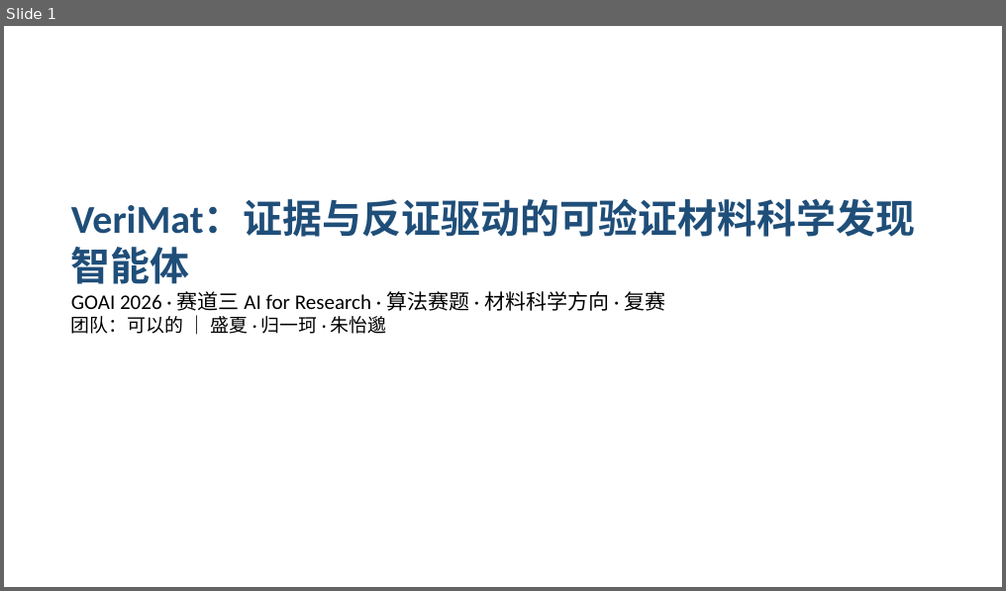
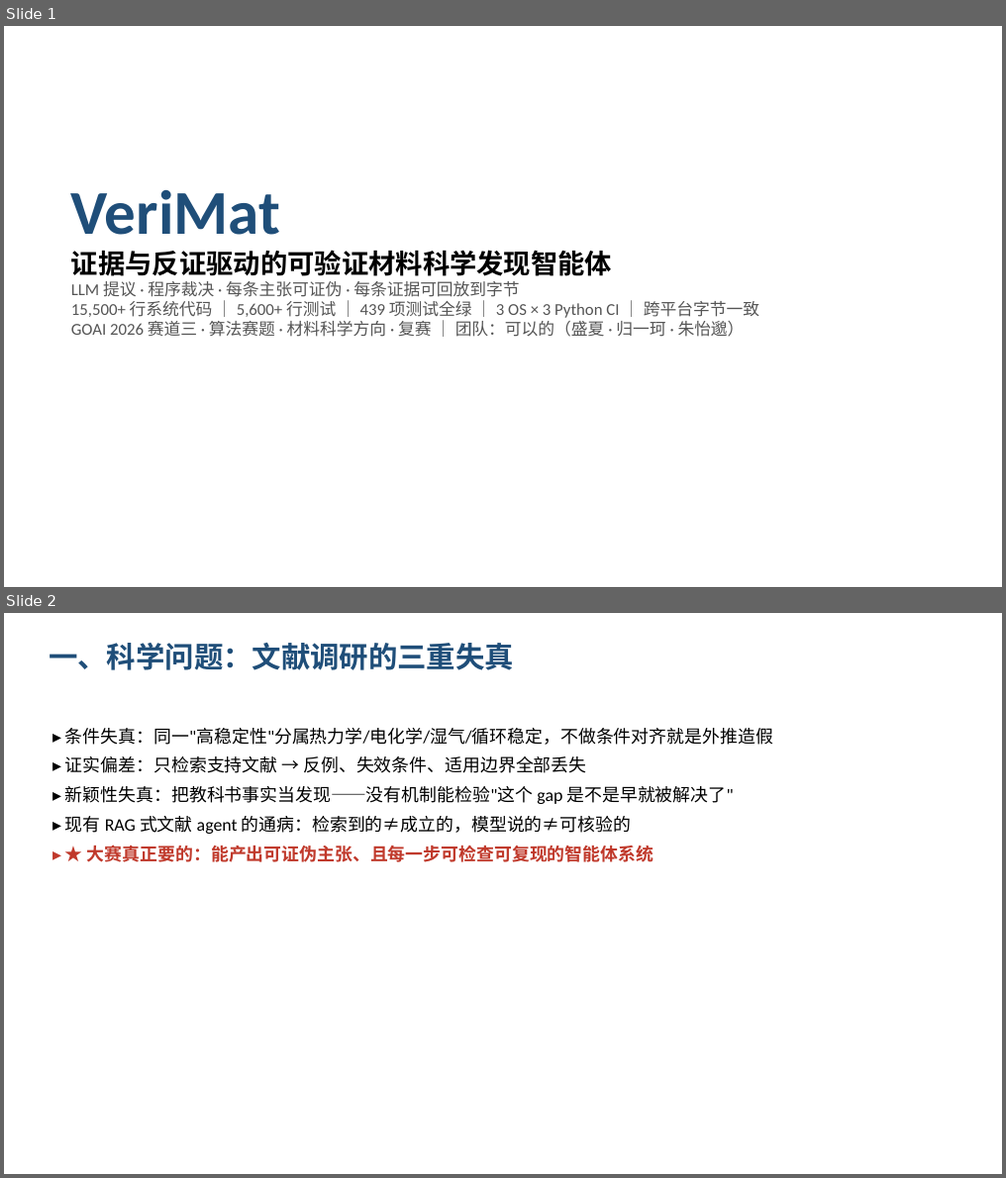
Before and after one commit to taiwanhuachenyu/VeriMat, a slide deck: submission/AI4R_MAT_可以的_VeriMat_复赛PPT.pptx. Shown one above the other, each under a label of ours: slide 1 before the commit, slides 1 and 2 after it. The pictures are 1006x591 and 1006x1178 pixels, drawn with LibreOffice and Linux fonts; fonts in the diff are those of the drawing. Boxes give left, top, right and bottom in pixels: in the first picture for what was removed or moved away, otherwise in the second. Text is boxed around its words. In the diff, an @@ line names an element or a change of style, - is before the commit and + after.

```diff
--- a/submission/AI4R_MAT_可以的_VeriMat_复赛PPT.pptx
+++ b/submission/AI4R_MAT_可以的_VeriMat_复赛PPT.pptx
@@ slide 2 added at [4,613,1002,1174], background #FFFFFF @@
@@ text added at [49,643,514,670], 28 pt, text #1F4E79, bold @@
+一、科学问题：文献调研的三重失真
@@ text added at [65,728,773,862], 17 pt, text #000000 @@
+▸ 条件失真：同一"高稳定性"分属热力学/电化学/湿气/循环稳定，不做条件对齐就是外推造假
+▸ 证实偏差：只检索支持文献 → 反例、失效条件、适用边界全部丢失
+▸ 新颖性失真：把教科书事实当发现——没有机制能检验"这个 gap 是不是早就被解决了"
+▸ 现有 RAG 式文献 agent 的通病：检索到的≠成立的，模型说的≠可核验的
+▸ ★ 大赛真正要的：能产出可证伪主张、且每一步可检查可复现的智能体系统
@@ slide 1 changed as well @@
@@ text at [71,190,759,337]: text changed; size 20 to 16 pt; text colour #000000 to #555555 @@
-VeriMat：证据与反证驱动的可验证材料科学发现智能体
-GOAI 2026 · 赛道三 AI for Research · 算法赛题 · 材料科学方向 · 复赛
-团队：可以的 ｜ 盛夏 · 归一珂 · 朱怡邈
+VeriMat
+证据与反证驱动的可验证材料科学发现智能体
+LLM 提议 · 程序裁决 · 每条主张可证伪 · 每条证据可回放到字节
+15,500+ 行系统代码 ｜ 5,600+ 行测试 ｜ 439 项测试全绿 ｜ 3 OS × 3 Python CI ｜ 跨平台字节一致
+GOAI 2026 赛道三 · 算法赛题 · 材料科学方向 · 复赛 ｜ 团队：可以的（盛夏 · 归一珂 · 朱怡邈）
```
Also in this commit, not shown: 1 other slide changed, 10 other slides added, 9 slides removed, 2 other files.
